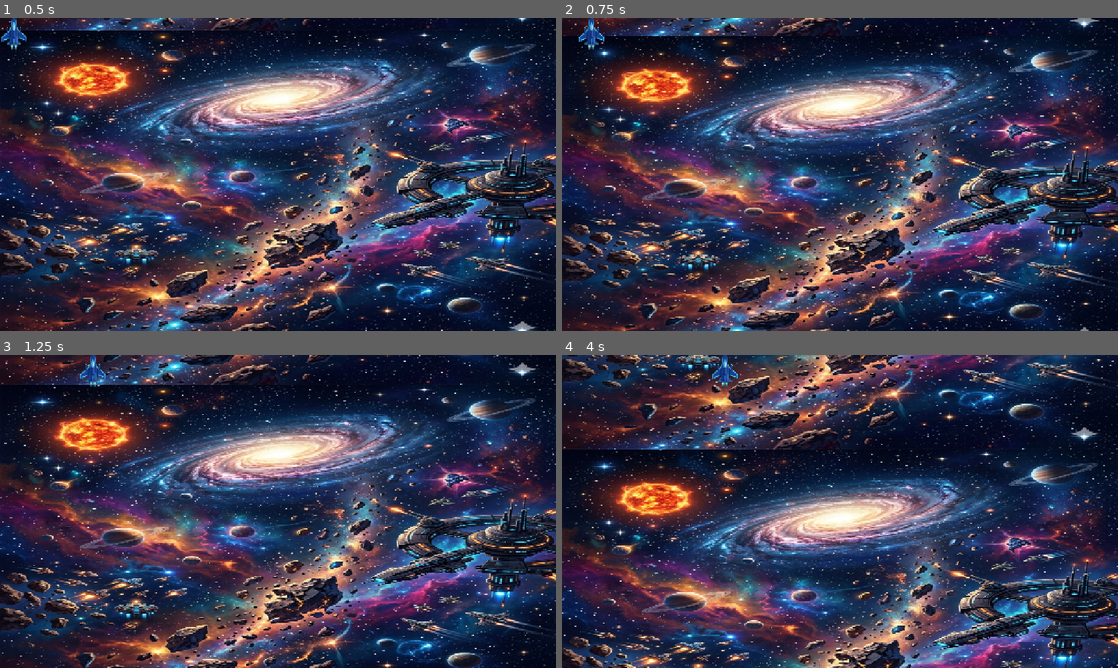
Above: before the commit, frames 1-4 (two rows, left to right).
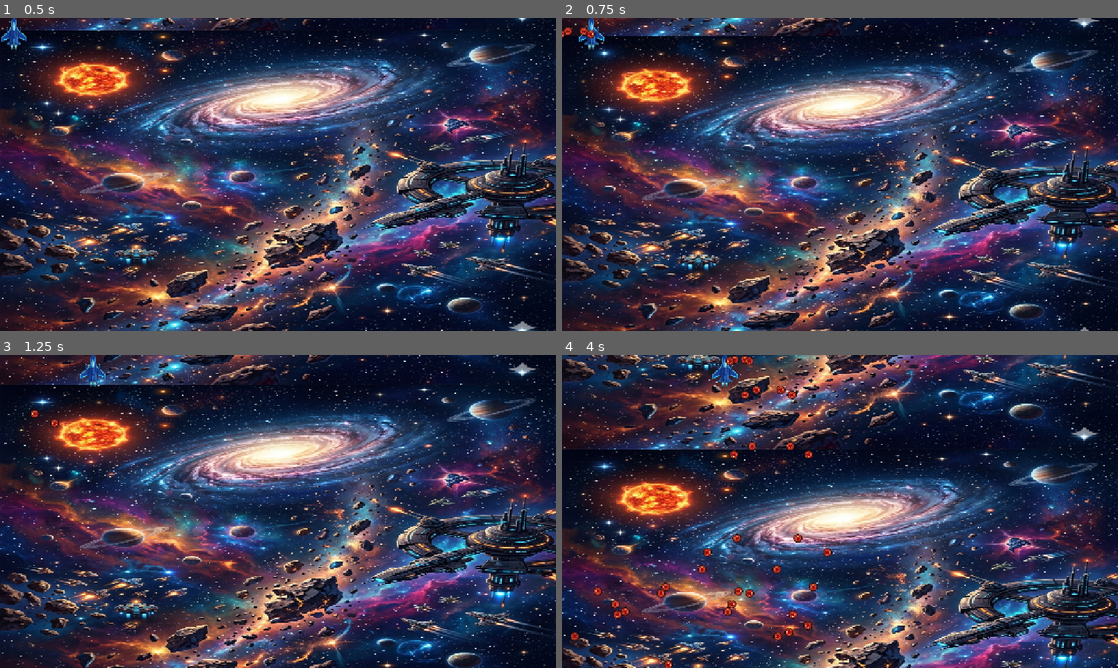
Above: after the commit, the same moments.

Repository: boryspimpek/Galaxid
Game: Godot game, scene res://scenes/world/World.tscn
Same seed, same stepped clock (60 frames per second), same inputs: the game is played once before the commit and once after it.
Inputs:
- Up to frame 1 (0.5 s): no input
- Up to frame 2 (0.75 s): tap Enter (ui_accept) at 0.5 s; hold Right (ui_right) from 0.53 s (still down); hold Enter (ui_accept) from 0.53 s (still down)
- Up to frame 3 (1.25 s): keep holding Right (ui_right); keep holding Enter (ui_accept)
- Up to frame 4 (4 s): release Right (ui_right) at 1.28 s; release Enter (ui_accept) at 1.28 s; hold Down (ui_down) 1.28-2.03 s; tap Enter (ui_accept) at 1.35, 1.52, 1.82, 2.85, 3.02, 3.32 s; hold Right (ui_right) 2.03-2.78 s; hold Enter (ui_accept) 2.03-2.78 s; hold Up (ui_up) 2.78-3.53 s; hold Left (ui_left) from 3.53 s (still down); hold Enter (ui_accept) from 3.53 s (still down)

Frame 1 is identical in both runs. In frame 2, 0.1% of the frame differs, in the area x 0-6%, y 2-7%; in frame 3, less than 0.1%; in frame 4, 1.2%, in the area x 1-49%, y 0-100%.

Commit message:
weapon system

Diff:
--- a/scenes/player/WeaponSystem.gd
+++ b/scenes/player/WeaponSystem.gd
@@ -6,22 +6,125 @@
 
 # --- Referencje ---
 var player: CharacterBody2D
+var muzzle: Marker2D
 var projectile_scene: PackedScene
 
-# --- Konfiguracja ---
+# --- Dane broni ---
+var weapon_data: Dictionary = {}
+var current_weapon_index: int = 1
+var power_level: int = 1
+
+# --- Konfiguracja strzelania ---
 var fire_cooldown: float = 0.1
-var fire_timer: float = 0.0
+var fire_timer: int = 0  # Zmienione na int (system klatkowy)
+var is_firing: bool = false
+
+# --- Stan strzelania (dla patterns) ---
+var pattern_index: int = 0
+var shot_repeat_count: int = 0
 
 func _ready():
 	player = get_parent()
-	# TODO: Załaduj projectile_scene z DataManager
+	muzzle = player.get_node("Muzzle")
 
-func _physics_process(delta):
+	# Załaduj scene projectile
+	projectile_scene = load("res://scenes/projectile/projectile.tscn")
+
+	# Załaduj konfigurację broni
+	load_weapon_config()
+
+func _physics_process(_delta):
+	# Cooldown (system klatkowy, nie delta)
 	if fire_timer > 0:
-		fire_timer -= delta
+		fire_timer -= 1
+
+	# Strzelanie jeśli wciśnięty przycisk
+	if is_firing and fire_timer <= 0:
+		shoot()
+
+func load_weapon_config():
+	current_weapon_index = PlayerSetup.front_weapon_index
+	power_level = PlayerSetup.front_power_level
+
+	var weapon_mode = PlayerSetup.front_weapon_mode
+
+	# Krok 1: Pobierz indeks sposobu strzelania z weapon_ports.json
+	var firing_index = DataManager.get_weapon_firing_index(current_weapon_index, weapon_mode, power_level)
+
+	# Krok 2: Pobierz dane broni z weapon.json używając firing_index
+	var weapon_id_str = str(firing_index).pad_zeros(4)
+	weapon_data = DataManager.get_weapon_by_id(weapon_id_str)
+
+	if weapon_data.is_empty():
+		push_error("WeaponSystem: Nie znaleziono broni o ID: ", weapon_id_str, " (firing_index=", firing_index, ")")
+	else:
+		print("WeaponSystem: Załadowano broń - port_index=", current_weapon_index, " mode=", weapon_mode, " power=", power_level, " weapon_id=", weapon_id_str)
+
+func set_firing(firing: bool):
+	is_firing = firing
 
 func shoot():
-	if fire_timer <= 0:
-		# TODO: Stwórz projectile
-		# TODO: Ustaw pozycję z Muzzle
-		fire_timer = fire_cooldown
+	if weapon_data.is_empty():
+		return
+
+	# Sprawdź drain (koszt energii)
+	var drain = weapon_data.get("drain", 0)
+	if player.power < drain:
+		return
+
+	# Odejmij drain
+	player.power -= drain
+
+	var patterns = weapon_data.get("patterns", [])
+	if patterns.is_empty():
+		return
+
+	# Multi-shot - ilość pocisków na raz
+	var multi = weapon_data.get("multi", 0)
+	if multi == 0:
+		multi = 1
+
+	# Strzelaj multi-shot
+	for i in range(multi):
+		if i < patterns.size():
+			var pattern = patterns[i]
+			var attack = pattern.get("attack", 0)
+			var sx = pattern.get("sx", 0)
+			var sy = pattern.get("sy", 0)
+			var bx = pattern.get("bx", 0)
+			var by = pattern.get("by", 0)
+
+			# Ignoruj puste wpisy (attack=0)
+			if attack <= 0:
+				continue
+
+			# Stwórz projectile z offsetem bx/by
+			create_projectile(attack, sx, sy, bx, by)
+
+	# Ustaw cooldown z repeat (shotRepeat z JSON)
+	# repeat to ilość klatek w 30 FPS, mnożymy x2 dla 60 FPS
+	var repeat = weapon_data.get("shotRepeat", 0)
+	fire_timer = repeat * 2
+
+func create_projectile(damage: int, sx: int, sy: int, bx: int = 0, by: int = 0):
+	if not projectile_scene:
+		return
+
+	var projectile = projectile_scene.instantiate()
+
+	# Ustaw pozycję na muzzle + offset bx/by
+	projectile.global_position = muzzle.global_position + Vector2(bx, -by)
+
+	# Ustaw velocity (sx/sy to prędkość w Tyrianie)
+	# sx to prędkość X, sy to prędkość Y (ujemne = w górę)
+	var velocity = Vector2(float(sx), float(-sy))  # Odwracam Y bo w Godot Y w dół
+	projectile.velocity = velocity
+
+	# Ustaw damage (może być skalowane przez power level)
+	var scaled_damage = damage * power_level
+	projectile.damage = scaled_damage
+
+	# Dodaj do sceny
+	get_tree().current_scene.add_child(projectile)
+
+	print("WeaponSystem: Strzał - damage=", scaled_damage, " velocity=", velocity, " offset=", Vector2(bx, -by))
--- a/scenes/player/player.gd
+++ b/scenes/player/player.gd
@@ -5,6 +5,11 @@
 var max_armor: int = 0
 var speed: float = 0.0
 var velocity_target = Vector2.ZERO
+
+# --- System energii (Power) ---
+var power: float = 900.0
+var power_max: float = 900.0
+var power_add: float = 0.5  # Regeneracja na klatkę
 
 # --- Parametry fizyki ---
 var acceleration: float = 0.15  # Jak szybko osiąga max prędkość
@@ -59,8 +64,17 @@
 # ============================================================================
 
 func _physics_process(_delta):
+	# Regeneracja energii
+	power = min(power_max, power + power_add)
+
 	# Pobieranie wektora ruchu
 	var input_dir = Input.get_vector("ui_left", "ui_right", "ui_up", "ui_down")
+
+	# Obsługa strzelania
+	if Input.is_action_pressed("ui_accept"):
+		weapon_system.set_firing(true)
+	else:
+		weapon_system.set_firing(false)
 
 	# Obliczanie docelowej prędkości (Input * Max Speed)
 	var target_velocity = input_dir * speed
--- a/scenes/projectile/Projectile.tscn
+++ b/scenes/projectile/Projectile.tscn
@@ -9,6 +9,9 @@
 [node name="Projectile" type="Area2D" unique_id=146876834]
 script = ExtResource("1_qxf0c")
 
+[connection signal="area_entered" from="." to="." method="_on_area_entered"]
+[connection signal="body_entered" from="." to="." method="_on_body_entered"]
+
 [node name="CollisionShape2D" type="CollisionShape2D" parent="." unique_id=73251585]
 shape = SubResource("CircleShape2D_sxmqc")
 
--- a/scenes/projectile/projectile.gd
+++ b/scenes/projectile/projectile.gd
@@ -1,12 +1,25 @@
 extends Area2D
 
-var velocity = Vector2.ZERO
-var damage = 3 # To docelowo wpadnie z Twojego XML (atrybut attack)
+# --- Parametry pocisku (ustawiane przez WeaponSystem) ---
+@export var velocity: Vector2 = Vector2.ZERO
+@export var damage: int = 3
+
+# --- Wewnętrzne ---
+var speed_multiplier: float = 30.0  # Mnożnik prędkości z Tyriana
 
 func _physics_process(delta):
-	# Poruszamy pociskiem (30 fps to baza Tyriana, Godot ma 60)
-	position += velocity * 30 * delta
+	# Poruszamy pociskiem
+	position += velocity * speed_multiplier * delta
 
-	# Usuwamy pocisk, gdy wyjdzie poza ekran - zaktualizowane dla 1280x720
-	if position.y < -50 or position.y > 800:  # 300 -> 800 (720 + margines)
+	# Usuwamy pocisk, gdy wyjdzie poza ekran
+	# Marginesy: -50 góra, 800 dół (720 + margines), -50/-50 boki
+	if position.y < -50 or position.y > 800 or position.x < -50 or position.x > 1330:
 		queue_free()
+
+func _on_area_entered(area):
+	# TODO: Obsługa kolizji z wrogami
+	pass
+
+func _on_body_entered(body):
+	# TODO: Obsługa kolizji z obiektami
+	pass
--- a/scripts/core/DataManager.gd
+++ b/scripts/core/DataManager.gd
@@ -119,6 +119,25 @@
 	push_error("DataManager: Nie znaleziono portu broni o ID=", id)
 	return {}
 
+func get_weapon_firing_index(weapon_port_index: int, mode: int, power_level: int) -> int:
+	var port = get_weapon_port_by_id(weapon_port_index)
+	if port.is_empty():
+		return 0
+
+	var firing_modes = port.get("firing_modes", {})
+	var mode_key = "mode_" + str(mode)
+	var mode_array = firing_modes.get(mode_key, [])
+
+	if mode_array.is_empty():
+		return 0
+
+	# power_level jest 1-11, tablica jest 0-10
+	var index = power_level - 1
+	if index < 0 or index >= mode_array.size():
+		return 0
+
+	return mode_array[index]
+
 # ============================================================================
 # TARCZE (shields.json)
 # ============================================================================
--- a/scripts/core/PlayerSetup.gd
+++ b/scripts/core/PlayerSetup.gd
@@ -8,12 +8,12 @@
 var ship_id: int = 1           # ID z ships.json (np. USP Talon)
 
 # --- BROŃ PRZEDNIA (FRONT WEAPON) ---
-var front_weapon_index: int = 1   # Indeks z weapon_port.json
-var front_weapon_mode: int = 1 # Tryb strzału (1-2)
-var front_power_level: int = 1 # Poziom mocy 1-11 (Tyrian miał 11 stopni!)
+var front_weapon_index: int = 1   # ID z weapon_port.json
+var front_weapon_mode: int = 1    # Tryb strzału (1 lub 2)
+var front_power_level: int = 1   # Poziom mocy 1-11 (Tyrian miał 11 stopni!)
 
 # --- BROŃ TYLNA (REAR WEAPON) ---
-var rear_weapon_index: int = 0    # Indeks z weapon_port.json
+var rear_weapon_index: int = 1    # Indeks z weapon_port.json
 var rear_weapon_mode: int = 1  # Tryb strzału (1-2)
 var rear_power_level: int = 1
 
